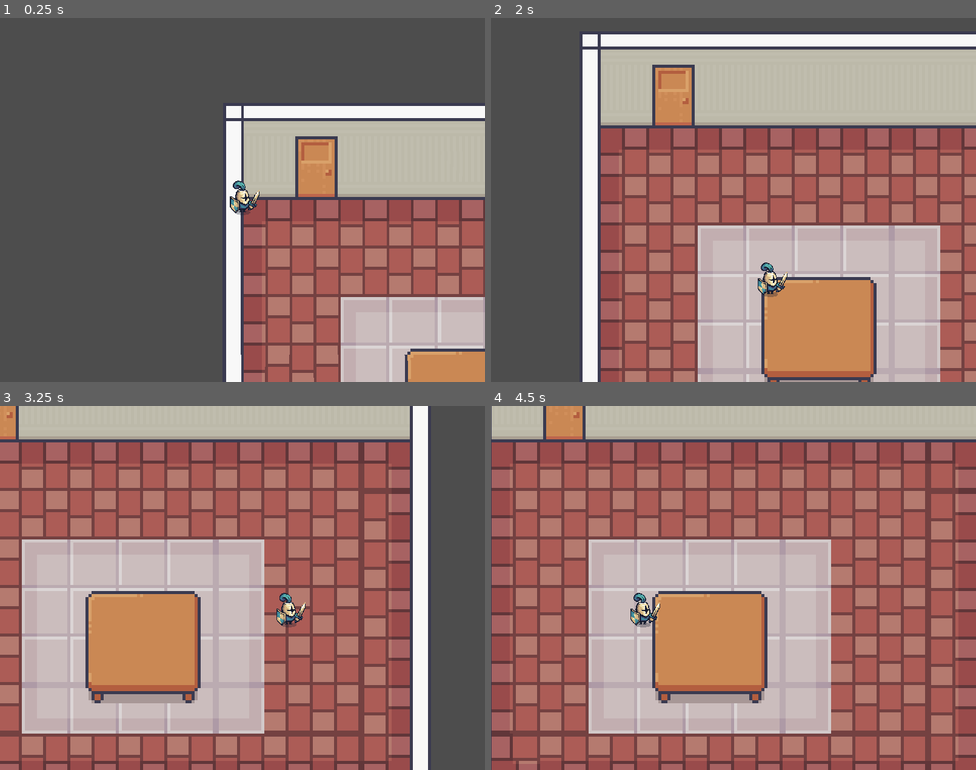
Above: before the commit, frames 1-4 (two rows, left to right).
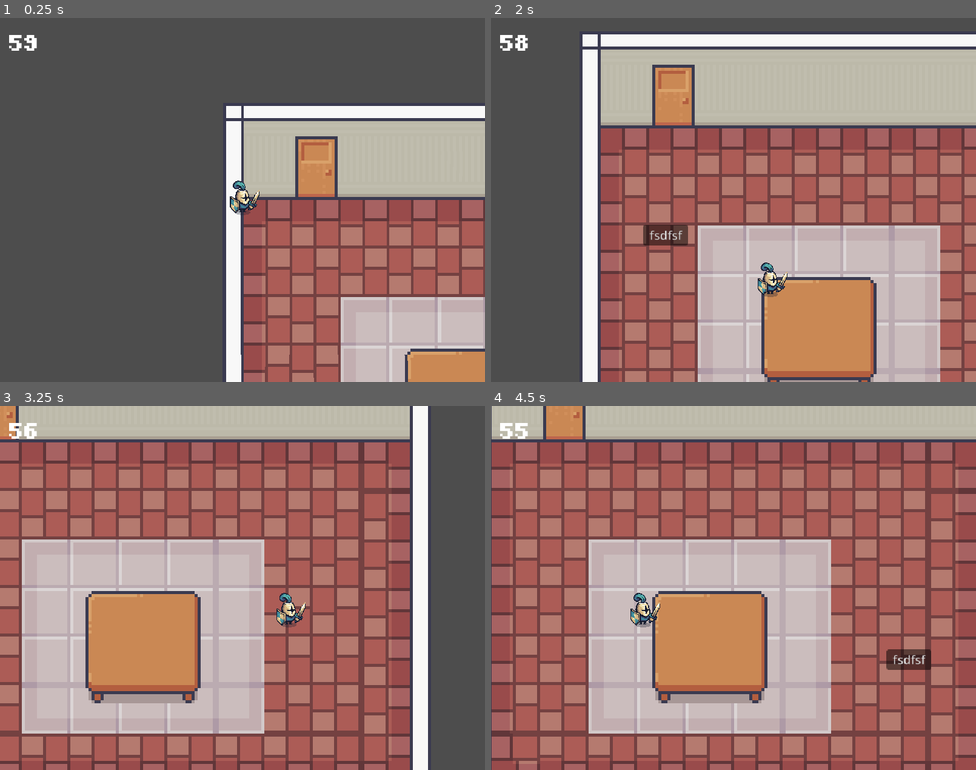
Above: after the commit, the same moments.

Repository: arek-e/DTJ3
Game: Godot game, scene res://root.tscn
Two runs of this game, one before a commit and one after it. Both use one fixed random seed, a clock stepped at 60 frames per second and the inputs below.
Inputs (mouse positions are in pixels of both pictures, inside the frame that each line leads up to):
- Up to frame 1 (0.25 s): no input
- Up to frame 2 (2 s): tap Enter (ui_accept) at 0.5, 0.77, 1.52 s; move the mouse to (840, 181) at 0.52 s; hold D (right) 0.53-1.28 s; hold F 0.53-1.28 s; click (840, 181) at 0.67 s; move the mouse to (636, 218) at 1.27 s; hold S (down) from 1.28 s (still down); tap Space at 1.35 s
- Up to frame 3 (3.25 s): move the mouse to (291, 507) at 2.02 s; release S (down) at 2.03 s; hold D (right) 2.03-2.78 s; hold F 2.03-2.78 s; move the mouse to (218, 660) at 2.77 s; hold Up (ui_up) from 2.78 s (still down); tap Space at 2.85 s; click (218, 660) at 2.92 s; tap Enter (ui_accept) at 3.02 s
- Up to frame 4 (4.5 s): move the mouse to (879, 642) at 3.52 s; release Up (ui_up) at 3.53 s; hold F 3.53-4.28 s; hold A (left) from 3.53 s (still down); tap Enter (ui_accept) at 3.77 s; move the mouse to (588, 533) at 4.27 s; tap Space at 4.35 s

The runs differ from the first frame. In frame 1, 0.2% of the frame differs, in the area x 1-8%, y 4-9%; in frame 2, 0.7%, in the area x 1-41%, y 4-63%; in frame 3, 0.2%; in frame 4, 0.7%.

Commit message:
fixed root

Diff:
--- a/root.tscn
+++ b/root.tscn
@@ -1,10 +1,9 @@
-[gd_scene load_steps=7 format=3 uid="uid://b0jx2p0lbmhpg"]
+[gd_scene load_steps=8 format=3 uid="uid://b0jx2p0lbmhpg"]
 
 [ext_resource type="Texture2D" uid="uid://dn4lp7mapj83w" path="res://assets/Modern_Interiors_Free_v2.2/Modern tiles_Free/Interiors_free/32x32/Room_Builder_free_32x32.png" id="1_y3umo"]
 [ext_resource type="Texture2D" uid="uid://bp20i53y4d48u" path="res://assets/Modern_Interiors_Free_v2.2/Modern tiles_Free/Interiors_free/32x32/Interiors_free_32x32.png" id="2_umihn"]
-[ext_resource type="Texture2D" uid="uid://dkona7ybb84ve" path="res://assets/Tiny Swords (Update 010)/Factions/Knights/Buildings/Tower/Tower_Red.png" id="3_l0tes"]
-[ext_resource type="PackedScene" uid="uid://cii11hg52lgh0" path="res://scenes/countdown_scene.tscn" id="4_3772o"]
 [ext_resource type="PackedScene" uid="uid://prthhauodu7w" path="res://prefab/player.tscn" id="3_dbs32"]
+[ext_resource type="PackedScene" uid="uid://dg3wruowpohig" path="res://scenes/countdown_scene.tscn" id="4_rrbmx"]
 
 [sub_resource type="TileSetAtlasSource" id="TileSetAtlasSource_ut25g"]
 texture = ExtResource("1_y3umo")
@@ -4082,3 +4081,7 @@
 layer_2/tile_data = PackedInt32Array(262148, 4, 10)
 
 [node name="Player" parent="." instance=ExtResource("3_dbs32")]
+
+[node name="CanvasLayer" type="CanvasLayer" parent="."]
+
+[node name="CountdownScene" parent="CanvasLayer" instance=ExtResource("4_rrbmx")]
